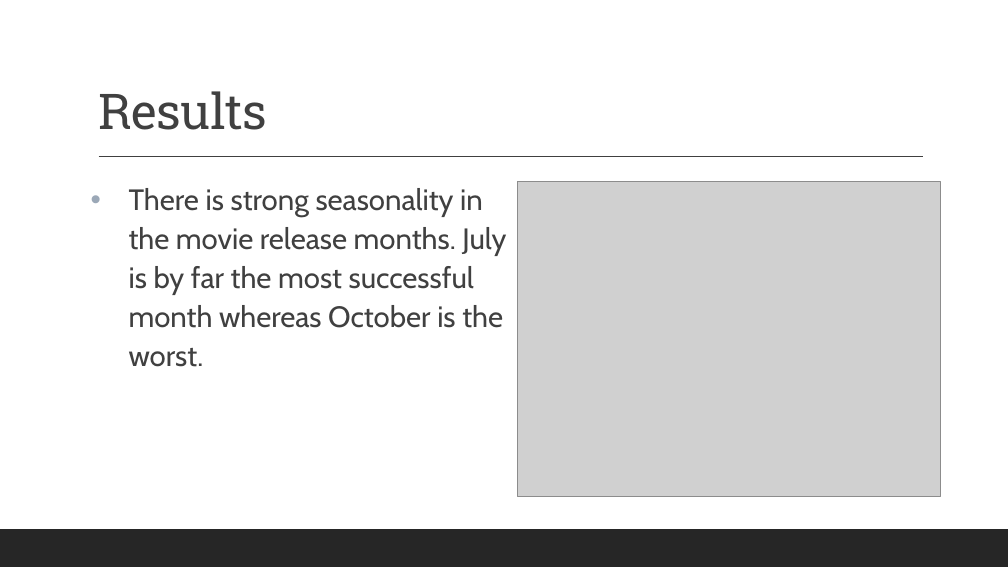
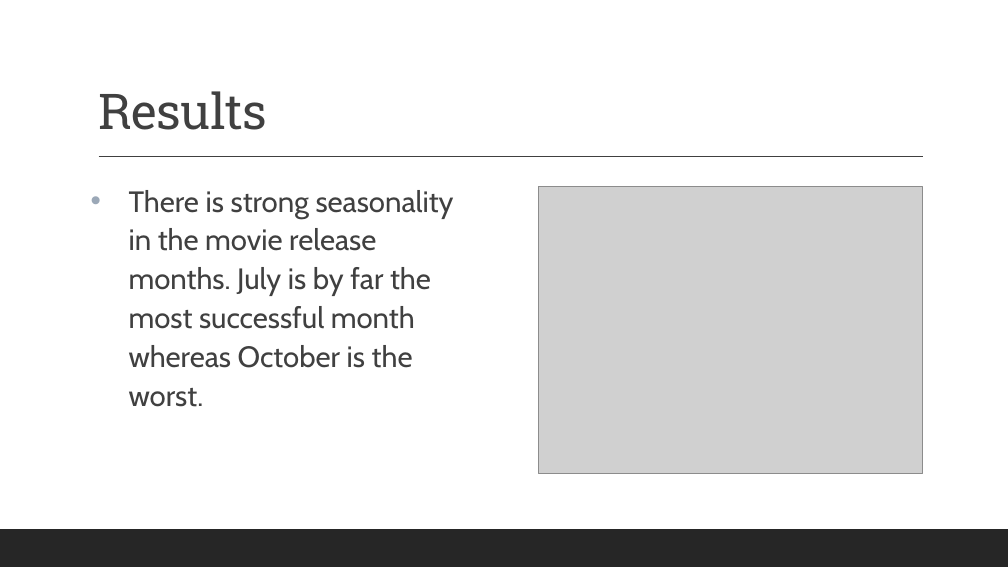
Before and after one commit to Bmdubs88/Flatiron-Project-1, a slide deck: slide 7 of Microsoft Project Blockbuster.pptx. Drawn at 1008x567 pixels with LibreOffice and Linux fonts; fonts in the diff are those of the drawing; grey boxes stand for pictures. Boxes give left, top, right and bottom in pixels: in the first picture for what was removed or moved away, otherwise in the second. Text is boxed around its words. In the diff, an @@ line names an element or a change of style, - is before the commit and + after.

```diff
--- a/Microsoft Project Blockbuster.pptx
+++ b/Microsoft Project Blockbuster.pptx
@@ text "There is strong seasonality in ..." rewrapped from <box>129,188,506,367</box> to <box>129,190,454,407</box> @@
@@ picture: place and size @@
-picture at <box>517,181,940,496</box>
+picture at <box>539,187,923,473</box>
```
Also in this commit, not shown: 3 other slides changed, 1 slide added, 7 other files.
